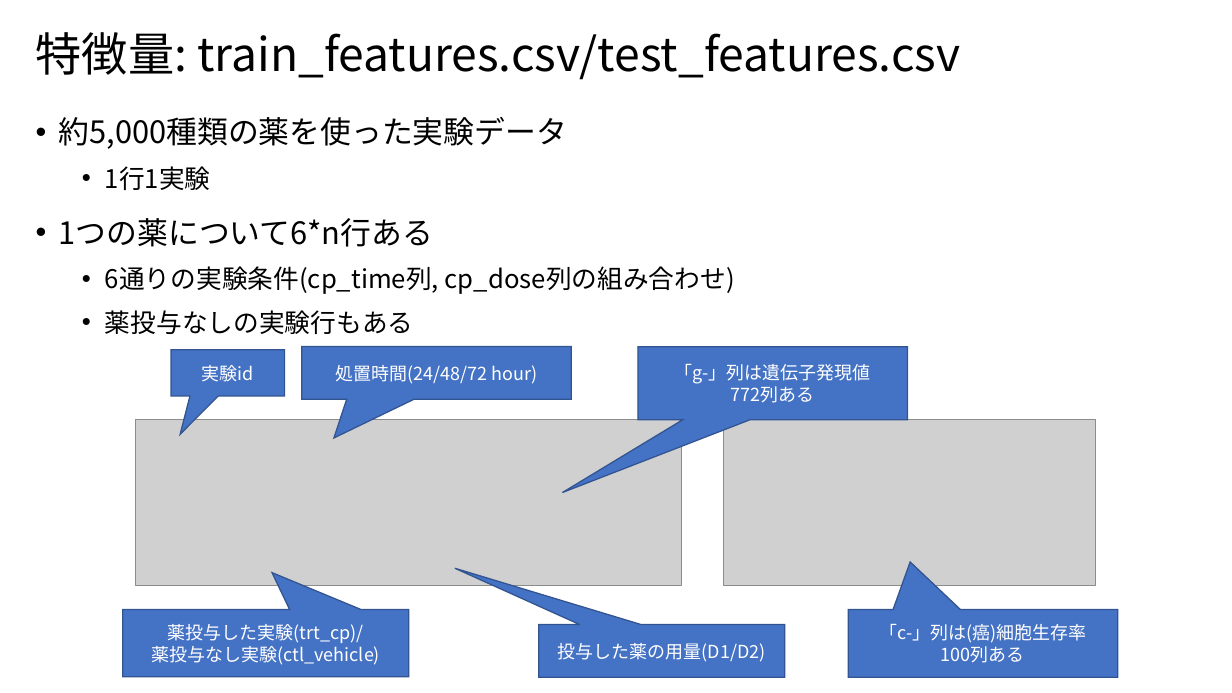
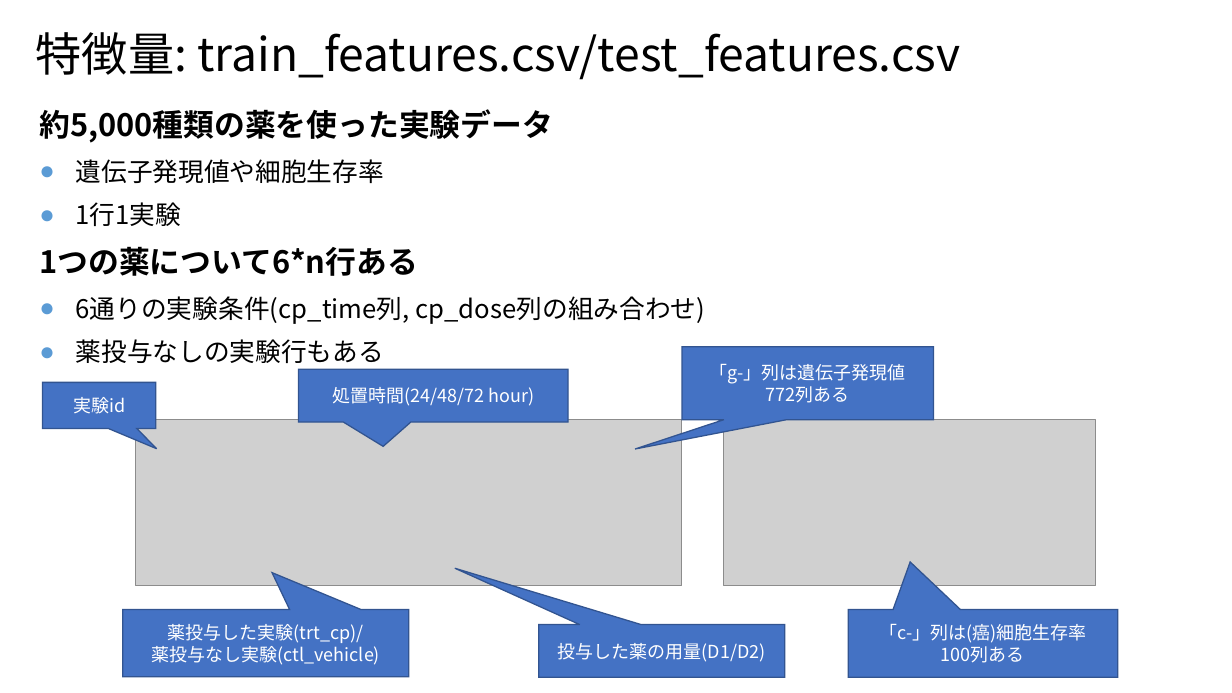
Before and after one commit to riron1206/kaggle_MoA, a slide deck: slide 4 of Kaggle_MoA.pptx. Drawn at 1232x693 pixels with LibreOffice and Linux fonts; fonts in the diff are those of the drawing; grey boxes stand for pictures. Boxes give left, top, right and bottom in pixels: in the first picture for what was removed or moved away, otherwise in the second. Text is boxed around its words. In the diff, an @@ line names an element or a change of style, - is before the commit and + after.

```diff
--- a/Kaggle_MoA.pptx
+++ b/Kaggle_MoA.pptx
@@ text at (x1=39, y1=109, x2=705, y2=363): bold on in "約5,000種類の薬を使った実験データ", "1つの薬について6*n行ある"; bullet • to none; line spacing 1.2 to 1; bullet • to ●; list level 2 to 1 in "1行1実験"; list level 2 to 1 in "6通りの実験条件(cp_time列, cp_dose列の組み合わせ)"; list level 2 to 1 in "薬投与なしの実験行もある" @@
@@ text at (x1=76, y1=159, x2=384, y2=183): paragraph added @@
+● 遺伝子発現値や細胞生存率
@@ speech box "「g-」列は遺伝子発現値" resized from (x1=638, y1=347, x2=908, y2=420) to (x1=682, y1=347, x2=933, y2=420) @@
@@ proportions changed in 3 elements at (x1=299, y1=370, x2=568, y2=422), (x1=682, y1=347, x2=933, y2=420), (x1=43, y1=383, x2=156, y2=429) @@
@@ speech box "実験id" moved from (x1=171, y1=350, x2=285, y2=396) to (x1=43, y1=383, x2=156, y2=429) @@
@@ speech box "処置時間(24/48/72 hour)" moved from (x1=302, y1=347, x2=572, y2=399) to (x1=299, y1=370, x2=568, y2=422) @@
```
Also in this commit, not shown: 4 other slides changed, 1 other file.
